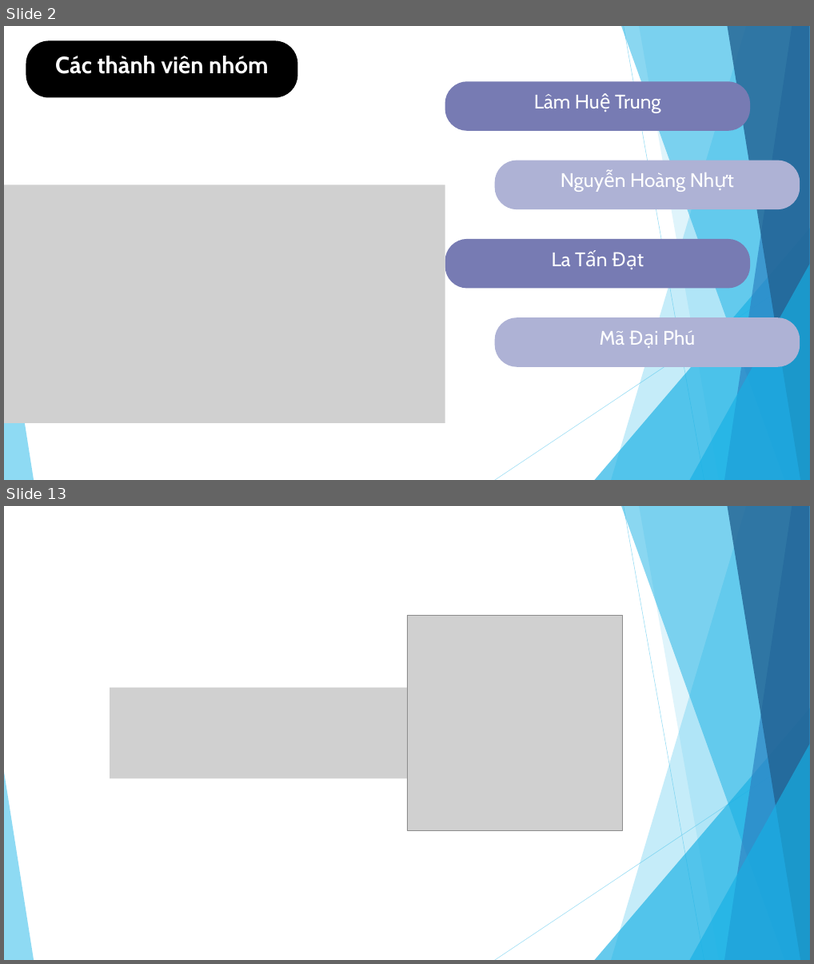
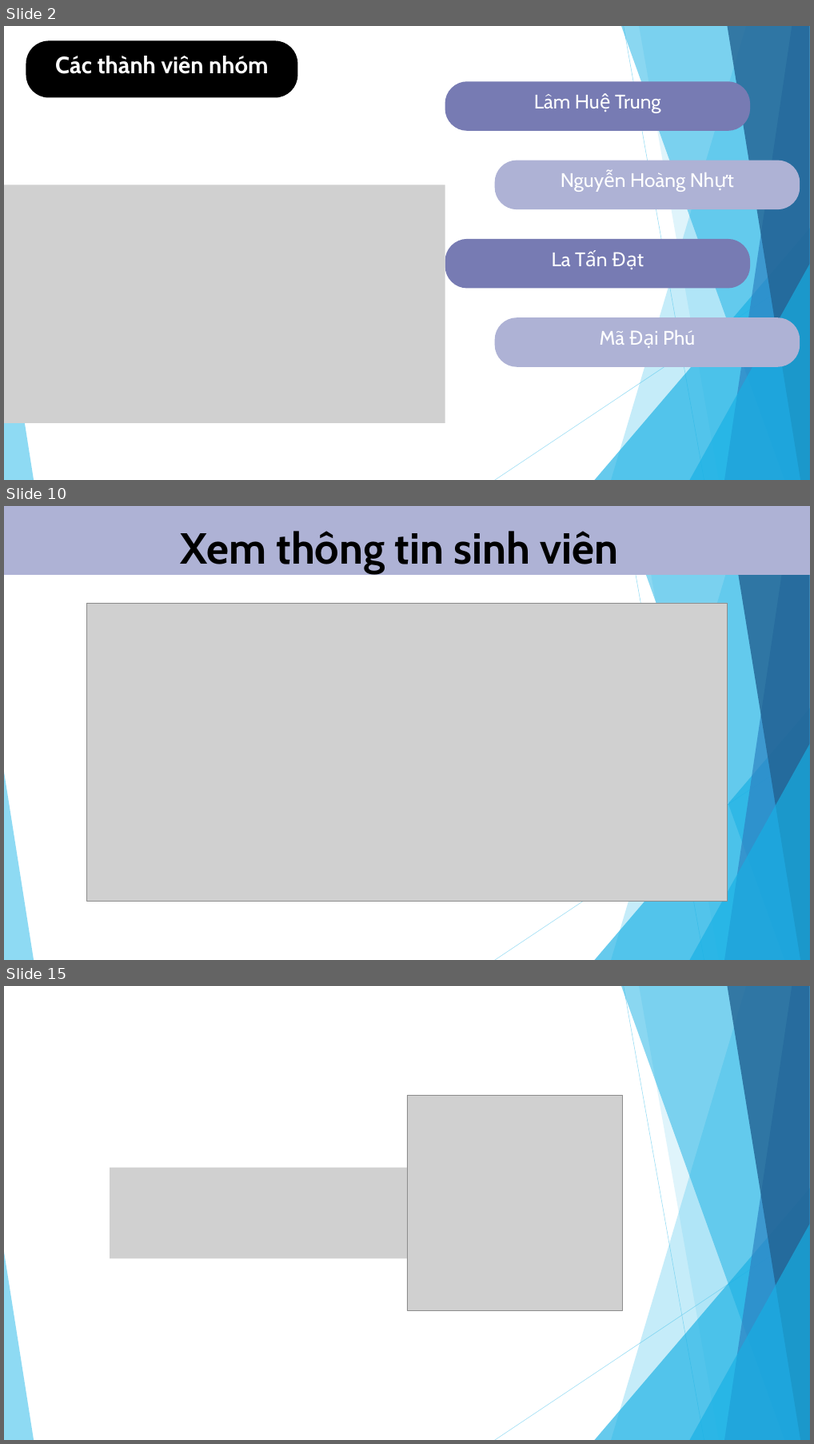
Before and after one commit to LamHueTrung/220243_nhom2, a slide deck: BaoCaoWeb.pptx. Shown one above the other, each under a label of ours: slides 2 and 13 before the commit, slides 2, 10 and 15 after it; the slides between them are not shown. The pictures are 814x964 and 814x1444 pixels, drawn with LibreOffice and Linux fonts; fonts in the diff are those of the drawing; grey boxes stand for pictures. Boxes give left, top, right and bottom in pixels: in the first picture for what was removed or moved away, otherwise in the second. Text is boxed around its words. In the diff, an @@ line names an element or a change of style, - is before the commit and + after.

```diff
--- a/BaoCaoWeb.pptx
+++ b/BaoCaoWeb.pptx
@@ slide 10 added at (4,506,810,960), background #FFFFFF; not listed: 10 template elements that a slide beside it also shows @@
@@ freeform shape added at (4,506,810,575), fill #AEB2D5 @@
@@ text added at (181,531,619,573), 77.5 pt, text #000000, bold @@
+Xem thông tin sinh viên
@@ picture added at (86,603,728,900) @@
@@ what was slide 13 is now slide 15 @@
```
Also in this commit, not shown: 2 slides changed, 8 other slides added, 7 slides removed.
